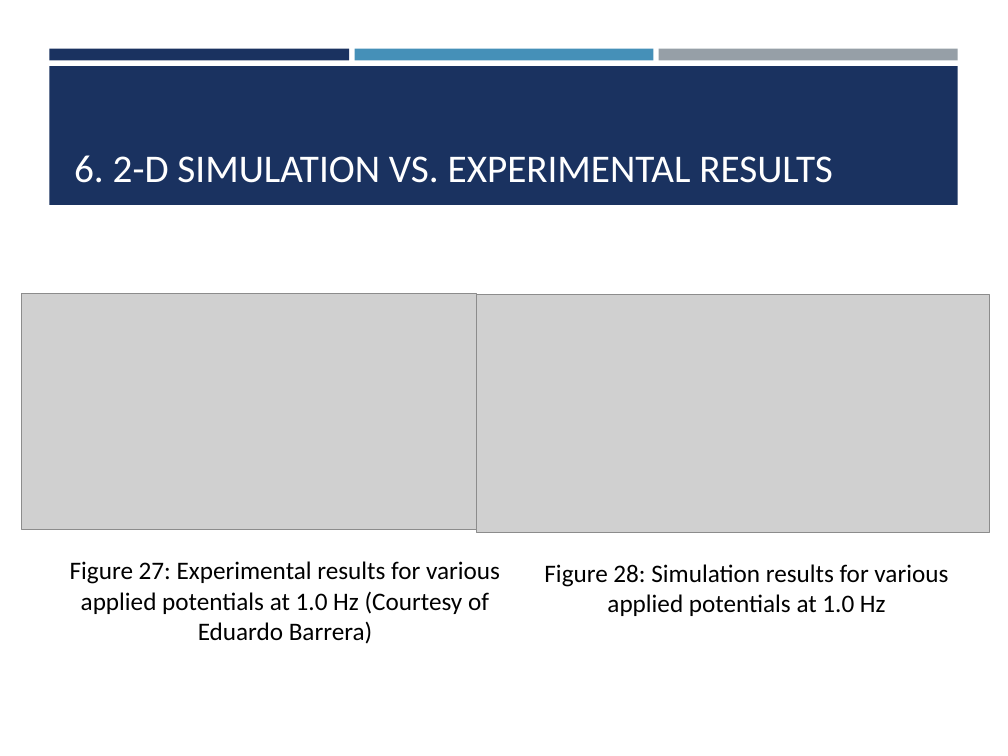
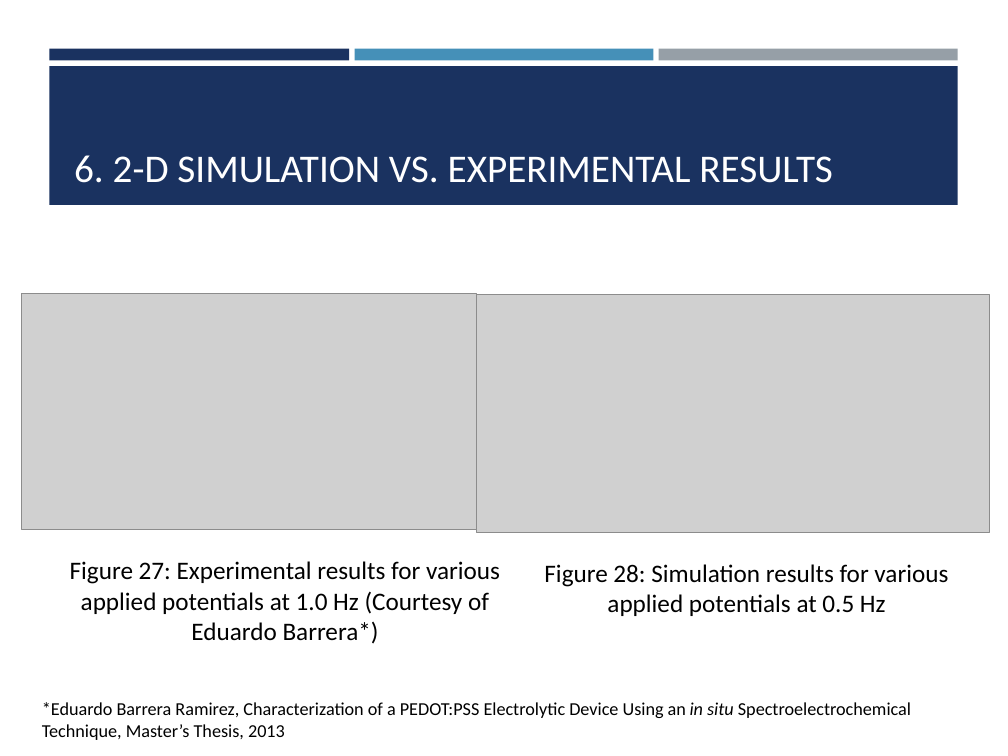
Before and after one commit to cbonfil/ThesisReport, a slide deck: slide 19 of Memristor Thesis/Memristor Presentation.pptx (slide 20 before the commit). Drawn at 1008x756 pixels with LibreOffice and Linux fonts; fonts in the diff are those of the drawing; grey boxes stand for pictures. Boxes give left, top, right and bottom in pixels: in the first picture for what was removed or moved away, otherwise in the second. Text is boxed around its words. In the diff, an @@ line names an element or a change of style, - is before the commit and + after.

```diff
--- a/Memristor Thesis/Memristor Presentation.pptx
+++ b/Memristor Thesis/Memristor Presentation.pptx
@@ text at (x1=70, y1=561, x2=500, y2=644): text changed @@
-Figure 27: Experimental results for various applied potentials at 1.0 Hz (Courtesy of Eduardo Barrera)
+Figure 27: Experimental results for various applied potentials at 1.0 Hz (Courtesy of Eduardo Barrera*)
@@ text at (x1=544, y1=564, x2=948, y2=616): text changed @@
-Figure 28: Simulation results for various applied potentials at 1.0 Hz
+Figure 28: Simulation results for various applied potentials at 0.5 Hz
@@ text added at (x1=42, y1=702, x2=911, y2=740), 13 pt, text #000000 @@
+*Eduardo Barrera Ramirez, Characterization of a PEDOT:PSS Electrolytic Device Using an in situ Spectroelectrochemical Technique, Master’s Thesis, 2013
```
Also in this commit, not shown: 6 other slides changed, 1 slide added, 25 other files.
